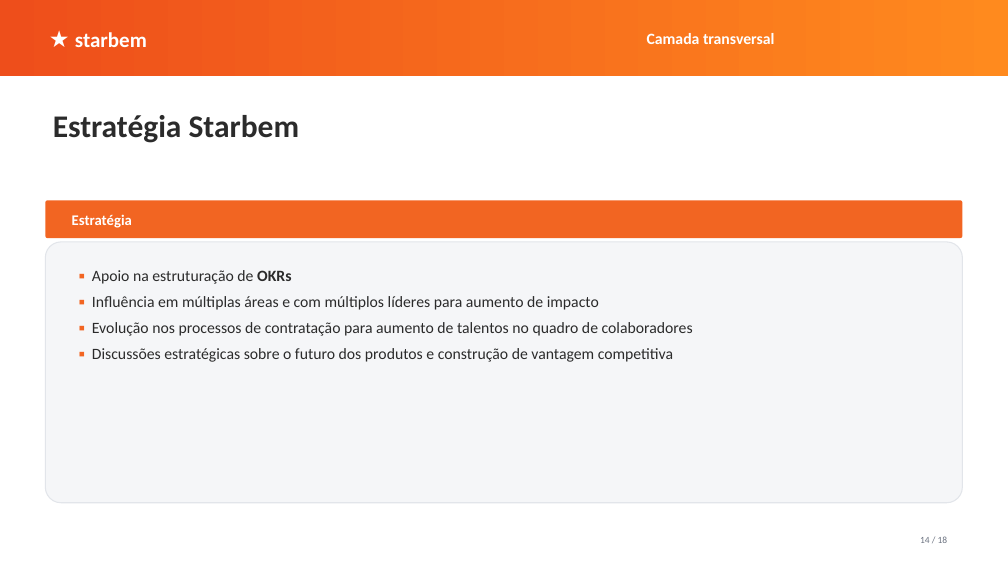
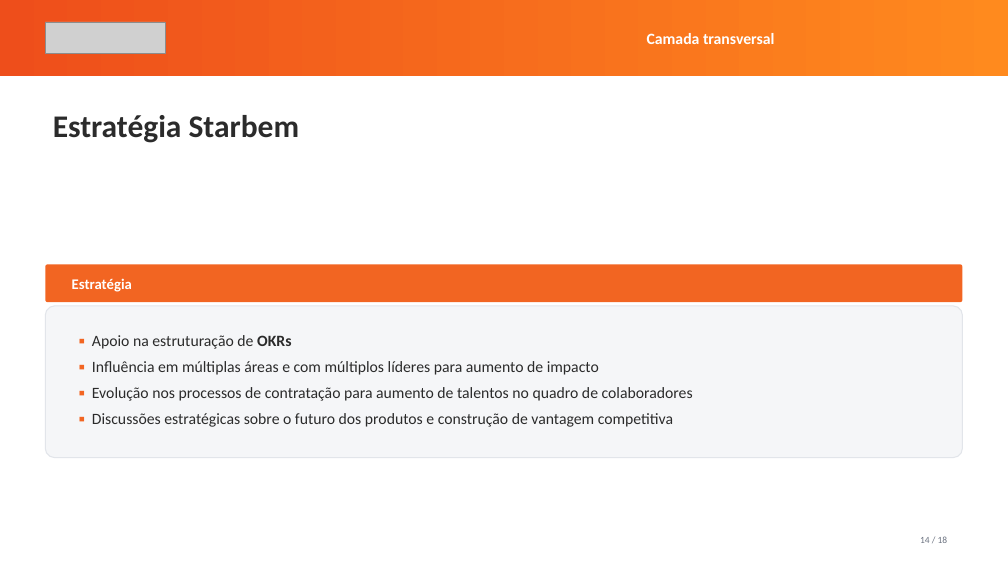
Before and after one commit to renato-dmb/agenda-facil, a slide deck: slide 14 of docs/conversa-ceo/apresentacao.pptx. Drawn at 1008x567 pixels with LibreOffice and Linux fonts; fonts in the diff are those of the drawing; grey boxes stand for pictures. Boxes give left, top, right and bottom in pixels: in the first picture for what was removed or moved away, otherwise in the second. Text is boxed around its words. In the diff, an @@ line names an element or a change of style, - is before the commit and + after.

```diff
--- a/docs/conversa-ceo/apresentacao.pptx
+++ b/docs/conversa-ceo/apresentacao.pptx
@@ picture added at (45, 22, 165, 54) @@
@@ text removed at (75, 32, 147, 47) @@
-★ starbem
@@ rounded rectangle: place and size @@
-rounded rectangle at (45, 200, 963, 238)
+rounded rectangle at (45, 265, 963, 302)
@@ text "Estratégia": place and size @@
-text "Estratégia" at (72, 214, 132, 228)
+text "Estratégia" at (72, 278, 132, 292)
@@ rounded rectangle: place and size @@
-rounded rectangle at (45, 242, 963, 503)
+rounded rectangle at (45, 306, 963, 458)
@@ text "▪ Apoio na estruturação de ...": place and size @@
-text "▪ Apoio na estruturação de ..." at (92, 270, 693, 362)
+text "▪ Apoio na estruturação de ..." at (92, 335, 693, 427)
```
Also in this commit, not shown: 17 other slides changed, 6 other files.
